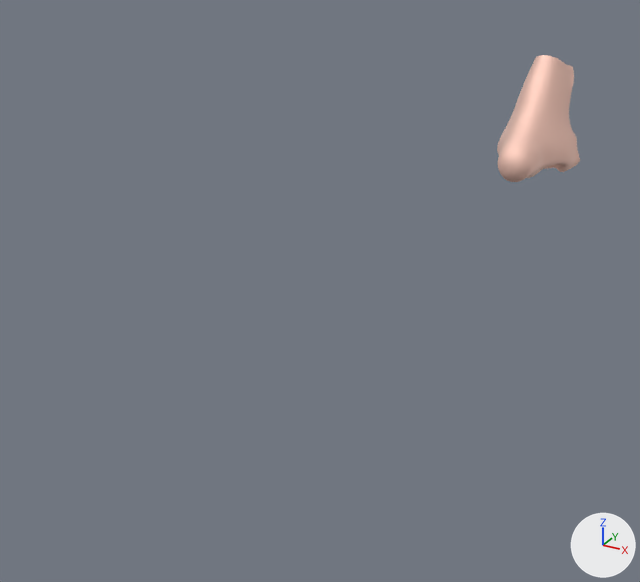
The OBJ model Samples/FaceDetector/models/050.obj: old version first, new version second.
Both versions are drawn from a 50 mm lens placed at (0.108, -0.413, 0.066), pointed at (-0.019, -0.182, -0.05). The lights are fixed; the arrows at lower right show +X, +Y and +Z. Where no turn or scale is listed for an object, it has been applied to the vertices.

Objects in the first picture: 'nose_start'.
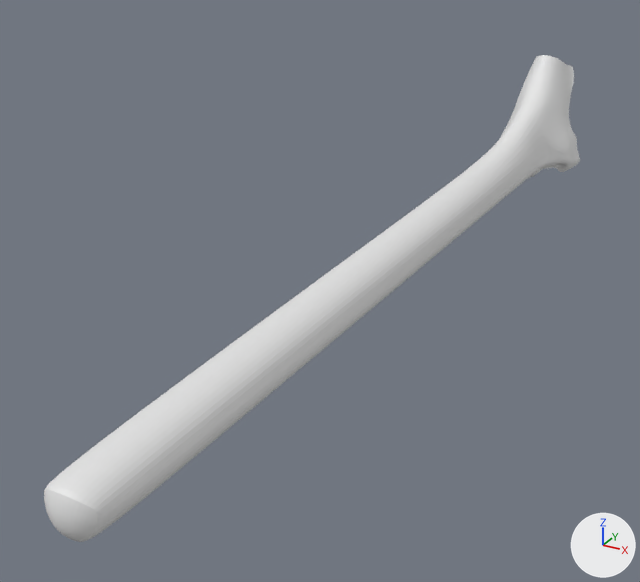
Commit message: new noses

The change, as a list of edits to the scene's bpy script:
```text
Change me_nose_start:
    used by ob_nose_start; location = (0.0, 0.0, 0.0)
    remove me_nose_start.from_pydata(...)  # 3361 vertices, 3280 faces; spans x -0.0185..0.0199, y -0.0478..0.0039, z -0.0504..0.0033
    remove me_nose_start.materials.append(mat_material_1)  # beige #feded2
    add me_nose_start.from_pydata(...)  # 3361 vertices, 3280 faces; spans x -0.0185..0.0199, y -0.319..0.0039, z -0.0504..0.0033
    me_nose_start part 1: 1586 of 3361 vertices moved; they spanned x -0.0111..0.0127, y -0.0478..-0.0163, z -0.0467..-0.0095 and now span x -0.0111..0.0127, y -0.319..-0.0164, z -0.0467..-0.0094; mean shift (0.0, -0.1344, 0.0005); largest move (-0.0059, -0.0446, -0.0385) -> (-0.0059, -0.3158, -0.0385)
```

Pixel boxes (x1, y1, x2, y2) of what changed, in the pictures (640 x 582 px; the box of a moved part takes in the faces that stretch with it):
'nose_start', recoloured, reshaped (beige to grey, 539% wider, 281% taller)
    before: (497, 55, 580, 182)
    after: (44, 55, 580, 542)
part 1 of me_nose_start, moved or reshaped
    before: (498, 83, 559, 182)
    after: (44, 83, 559, 542)
